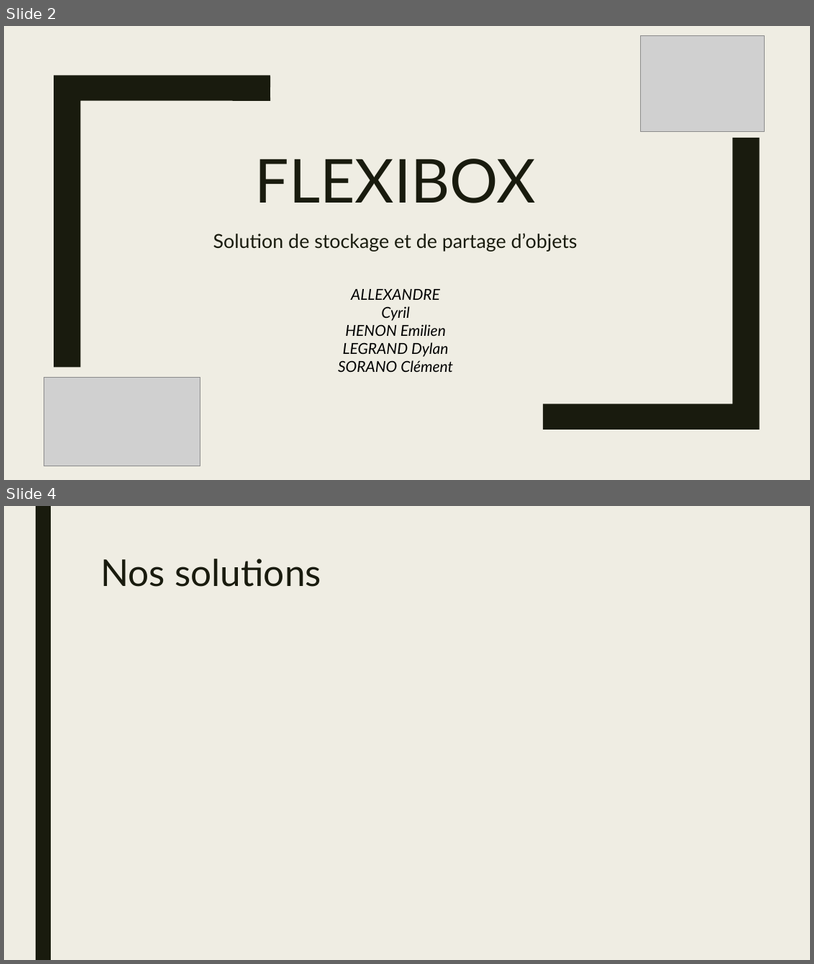
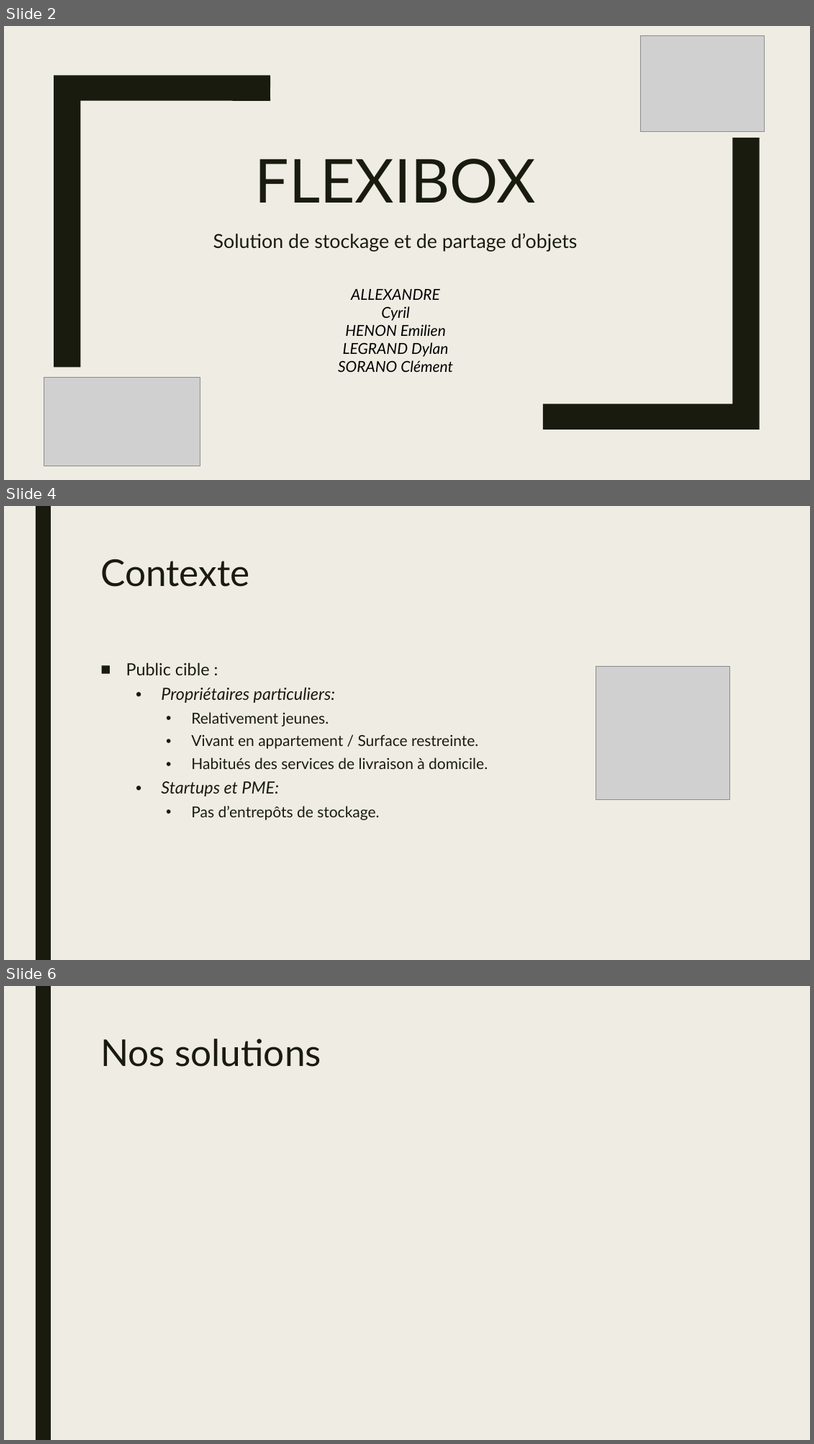
Before and after one commit to csorano/FlexiBox, a slide deck: Diaporama/Diaporama.pptx. Shown one above the other, each under a label of ours: slides 2 and 4 before the commit, slides 2, 4 and 6 after it; the slides between them are not shown. The pictures are 814x964 and 814x1444 pixels, drawn with LibreOffice and Linux fonts; fonts in the diff are those of the drawing; grey boxes stand for pictures. Boxes give left, top, right and bottom in pixels: in the first picture for what was removed or moved away, otherwise in the second. Text is boxed around its words. In the diff, an @@ line names an element or a change of style, - is before the commit and + after.

```diff
--- a/Diaporama/Diaporama.pptx
+++ b/Diaporama/Diaporama.pptx
@@ slide 4 added at (4, 506, 810, 960), background #EFEDE3; not listed: 1 template element that a slide beside it also shows @@
@@ title added at (100, 559, 250, 587), 44 pt, text #191B0E @@
+Contexte
@@ text added at (126, 662, 488, 820), 18 pt, text #191B0E @@
+■ Public cible :
+  • Propriétaires particuliers:
+    • Relativement jeunes.
+    • Vivant en appartement / Surface restreinte.
+    • Habitués des services de livraison à domicile.
+  • Startups et PME:
+    • Pas d’entrepôts de stockage.
@@ picture added at (597, 667, 730, 800) @@
@@ what was slide 4 is now slide 6 @@
```
Also in this commit, not shown: 2 other slides added, 1 slide removed.
